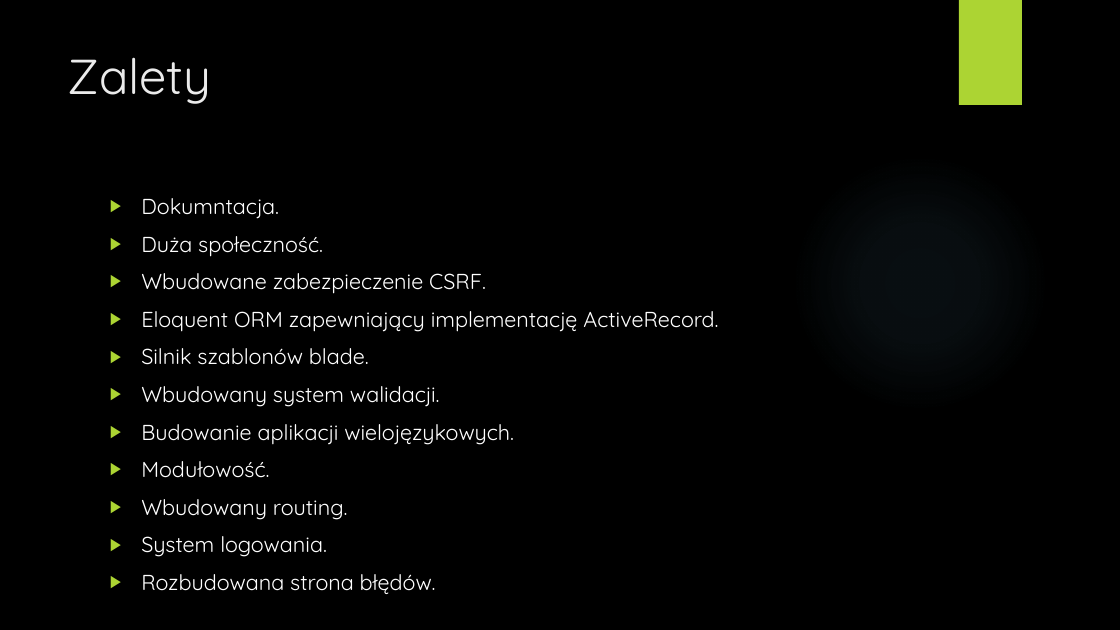
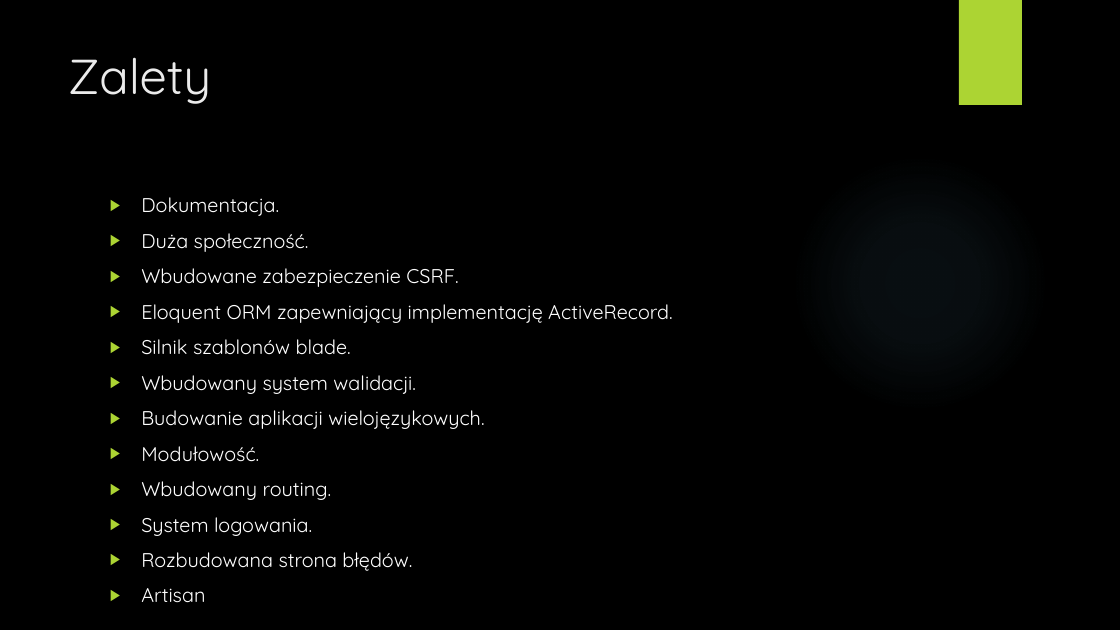
Before and after one commit to PAW-Grupa-6/Trello, a slide deck: slide 7 of presentations/prezentacja.pptx. Drawn at 1120x630 pixels with LibreOffice and Linux fonts; fonts in the diff are those of the drawing; background and template pictures are left out. Boxes give left, top, right and bottom in pixels: in the first picture for what was removed or moved away, otherwise in the second. Text is boxed around its words. In the diff, an @@ line names an element or a change of style, - is before the commit and + after.

```diff
--- a/presentations/prezentacja.pptx
+++ b/presentations/prezentacja.pptx
@@ text at (141, 197, 673, 571): paragraph added @@
+▶ Artisan
@@ text at (141, 197, 279, 216): text changed; size 18.5 to 17 pt @@
-▶ Dokumntacja.
+▶ Dokumentacja.
@@ text at (141, 233, 673, 571): size 18.5 to 17 pt @@
```
Also in this commit, not shown: 1 other slide changed, 1 slide added, 1 slide removed.
